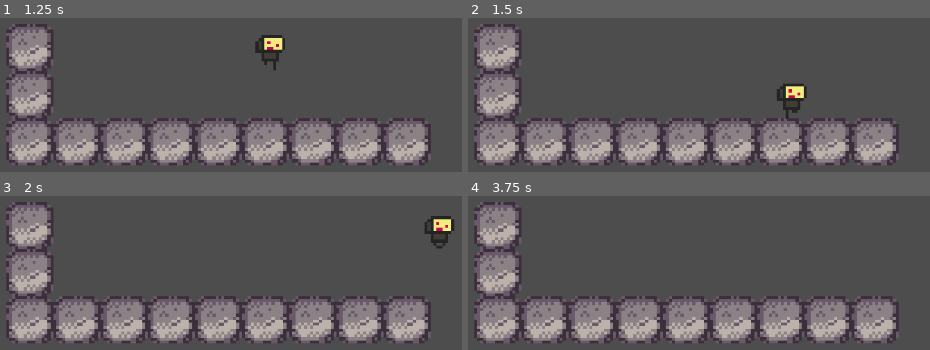
Above: before the commit, frames 1-4 (two rows, left to right).
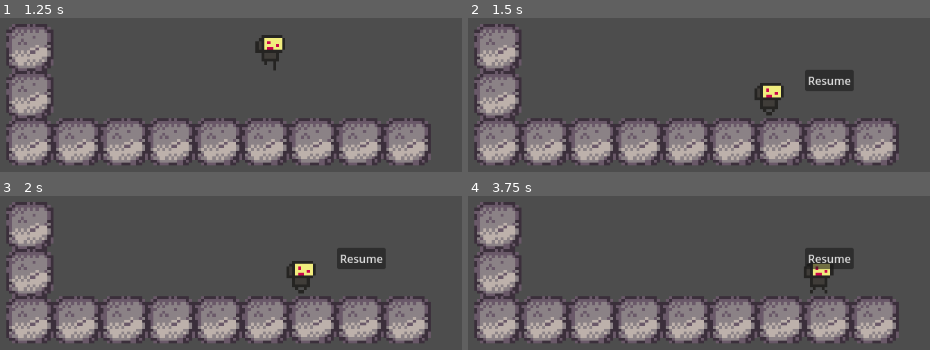
Above: after the commit, the same moments.

Repository: arcality/Built-to-Scale-GMTK-2024
Game: Godot game, scene res://scenes/main.tscn
The game is run twice, just before and just after one commit, with the same random seed, the same clock (stepped at 60 frames per second) and the same inputs. The engine's default icon, where the game draws it, is replaced by a stand-in: a white triangle on a blue panel in a dark square.
Inputs:
- Up to frame 1 (1.25 s): hold D (move_right) from 0.53 s (still down); tap E (edit) at 0.6 s; tap Space (jump) at 0.77 s
- Up to frame 2 (1.5 s): keep holding D (move_right); tap E (edit) at 1.35 s
- Up to frame 3 (2 s): keep holding D (move_right); tap Space (jump) at 1.52 s
- Up to frame 4 (3.75 s): release D (move_right) at 2.03 s; hold A (move_left) 2.03-2.78 s; tap E (edit) at 2.1, 2.85, 3.6 s; hold D (move_right) from 2.78 s (still down); tap Space (jump) at 3.02 s

Frame 1 is identical in both runs. In frame 2, 2.7% of the frame differs, in the area x 62-84%, y 33-66%; in frame 3, 2.9%, in the area x 62-99%, y 12-63%; in frame 4, 1.8%.

Commit message:
editing menu now only has option to open when in editing area

Diff:
--- a/scenes/edit_area.tscn
+++ b/scenes/edit_area.tscn
@@ -1,11 +1,20 @@
-[gd_scene load_steps=2 format=3 uid="uid://ce5q1qa0j4hhh"]
+[gd_scene load_steps=4 format=3 uid="uid://ce5q1qa0j4hhh"]
+
+[ext_resource type="Script" path="res://scripts/edit_area.gd" id="1_1v7a8"]
+[ext_resource type="PackedScene" uid="uid://beebwu1e2xqof" path="res://scenes/edit_menu.tscn" id="2_rtyo1"]
 
 [sub_resource type="RectangleShape2D" id="RectangleShape2D_vphfq"]
 size = Vector2(269.5, 133)
 
 [node name="edit_area" type="Node2D"]
+script = ExtResource("1_1v7a8")
 
 [node name="Area2D" type="Area2D" parent="."]
 
 [node name="CollisionShape2D" type="CollisionShape2D" parent="Area2D"]
 shape = SubResource("RectangleShape2D_vphfq")
+
+[node name="edit_menu" parent="." instance=ExtResource("2_rtyo1")]
+
+[connection signal="body_entered" from="Area2D" to="." method="_on_area_2d_body_entered"]
+[connection signal="body_exited" from="Area2D" to="." method="_on_area_2d_body_exited"]
--- a/scenes/main.tscn
+++ b/scenes/main.tscn
@@ -1,8 +1,9 @@
-[gd_scene load_steps=4 format=3 uid="uid://v30ilrrghva1"]
+[gd_scene load_steps=5 format=3 uid="uid://v30ilrrghva1"]
 
 [ext_resource type="PackedScene" uid="uid://dujgkqlppnd1d" path="res://scenes/temp_terrain.tscn" id="1_k1u6s"]
 [ext_resource type="PackedScene" uid="uid://dol4ikt2xc18v" path="res://scenes/player.tscn" id="2_tyjf3"]
 [ext_resource type="PackedScene" uid="uid://3aqhs86jpg2f" path="res://scenes/levels/level_one.tscn" id="3_723ci"]
+[ext_resource type="PackedScene" uid="uid://ce5q1qa0j4hhh" path="res://scenes/edit_area.tscn" id="4_lfd5i"]
 
 [node name="Main" type="Node"]
 
@@ -14,3 +15,6 @@
 
 [node name="Player" parent="." instance=ExtResource("2_tyjf3")]
 position = Vector2(663, 222)
+
+[node name="edit_area" parent="." instance=ExtResource("4_lfd5i")]
+position = Vector2(972, 232)
--- /dev/null
+++ b/scripts/edit_area.gd
@@ -0,0 +1,31 @@
+extends Node2D
+
+@onready var edit_menu = $edit_menu
+var editing = false
+var in_bounds = false
+
+func _ready():
+	edit_menu.hide()
+
+func _process(_delta):
+	# if edit key is pressed while in this area, enter editing menu
+	if Input.is_action_just_pressed("edit") and in_bounds:
+		editMenu()
+
+func editMenu():
+	if editing:
+		edit_menu.hide()
+		Engine.time_scale = 1
+	else:
+		edit_menu.show()
+		Engine.time_scale = 0
+
+	editing = !editing
+
+# is player in bounds?
+func _on_area_2d_body_entered(body):
+	in_bounds = true
+
+# is player out of bounds?
+func _on_area_2d_body_exited(body):
+	in_bounds = false
